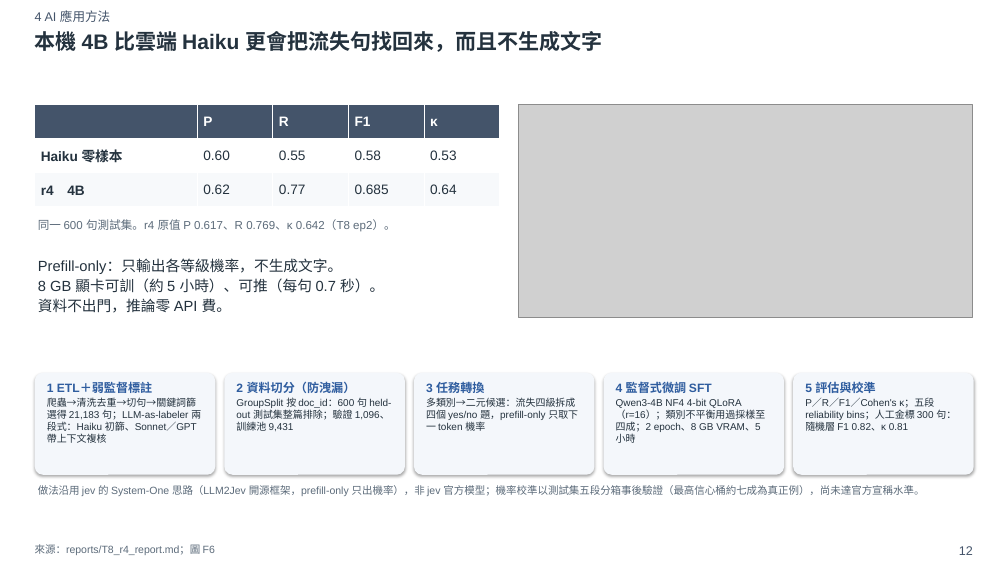
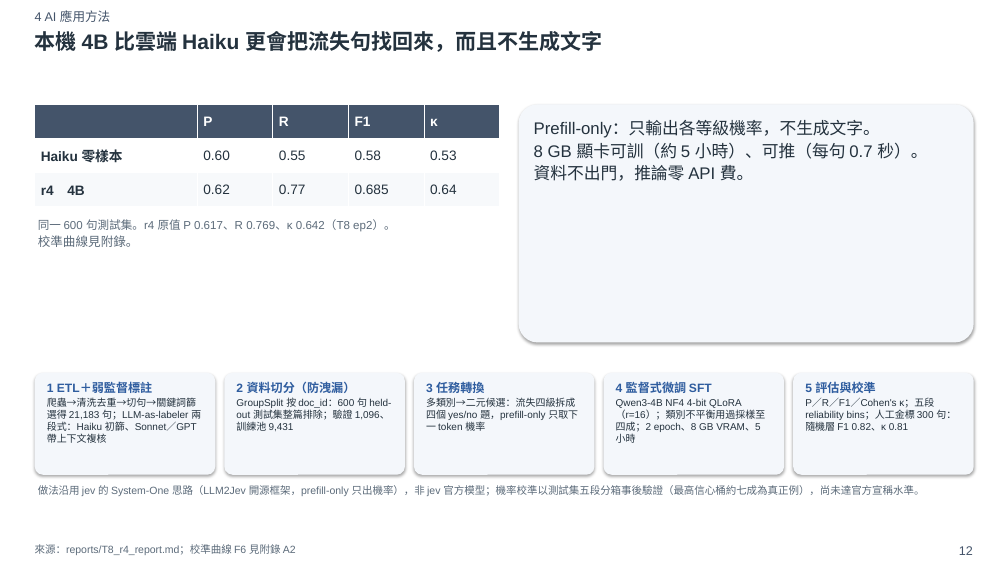
Before and after one commit to xxx789666/hotai-ai-hackathon-lexus, a slide deck: slide 12 of deck/初賽簡報_v0.pptx. Drawn at 1008x567 pixels with LibreOffice and Linux fonts; fonts in the diff are those of the drawing; grey boxes stand for pictures. Boxes give left, top, right and bottom in pixels: in the first picture for what was removed or moved away, otherwise in the second. Text is boxed around its words. In the diff, an @@ line names an element or a change of style, - is before the commit and + after.

Commit message:
初賽簡報升到 v1：套上已拍板的三層 KPI、選圖與導入時程。
附錄 A2 收來源差異、風險分布、校準與季趨勢，內容頁仍維持 15 頁。

```diff
--- a/deck/初賽簡報_v0.pptx
+++ b/deck/初賽簡報_v0.pptx
@@ picture removed at bbox=[519, 104, 972, 317] @@
@@ rounded rectangle added at bbox=[519, 104, 974, 343], fill #F4F7FB @@
@@ text "Prefill-only：只輸出各等級機率，不生成文字。": place and size @@
-text "Prefill-only：只輸出各等級機率，不生成文字。" at bbox=[38, 259, 384, 313]
+text "Prefill-only：只輸出各等級機率，不生成文字。" at bbox=[534, 121, 927, 181]
@@ text "Prefill-only：只輸出各等級機率，不生成文字。" at bbox=[534, 121, 927, 181]: size 14 to 16 pt @@
@@ text at bbox=[38, 235, 139, 247]: paragraph added @@
+校準曲線見附錄。
@@ text at bbox=[35, 544, 296, 555]: text changed @@
-來源：reports/T8_r4_report.md；圖 F6
+來源：reports/T8_r4_report.md；校準曲線 F6 見附錄 A2
```
Also in this commit, not shown: 5 other slides changed, 4 slides added, 3 slides removed, 13 other files.
